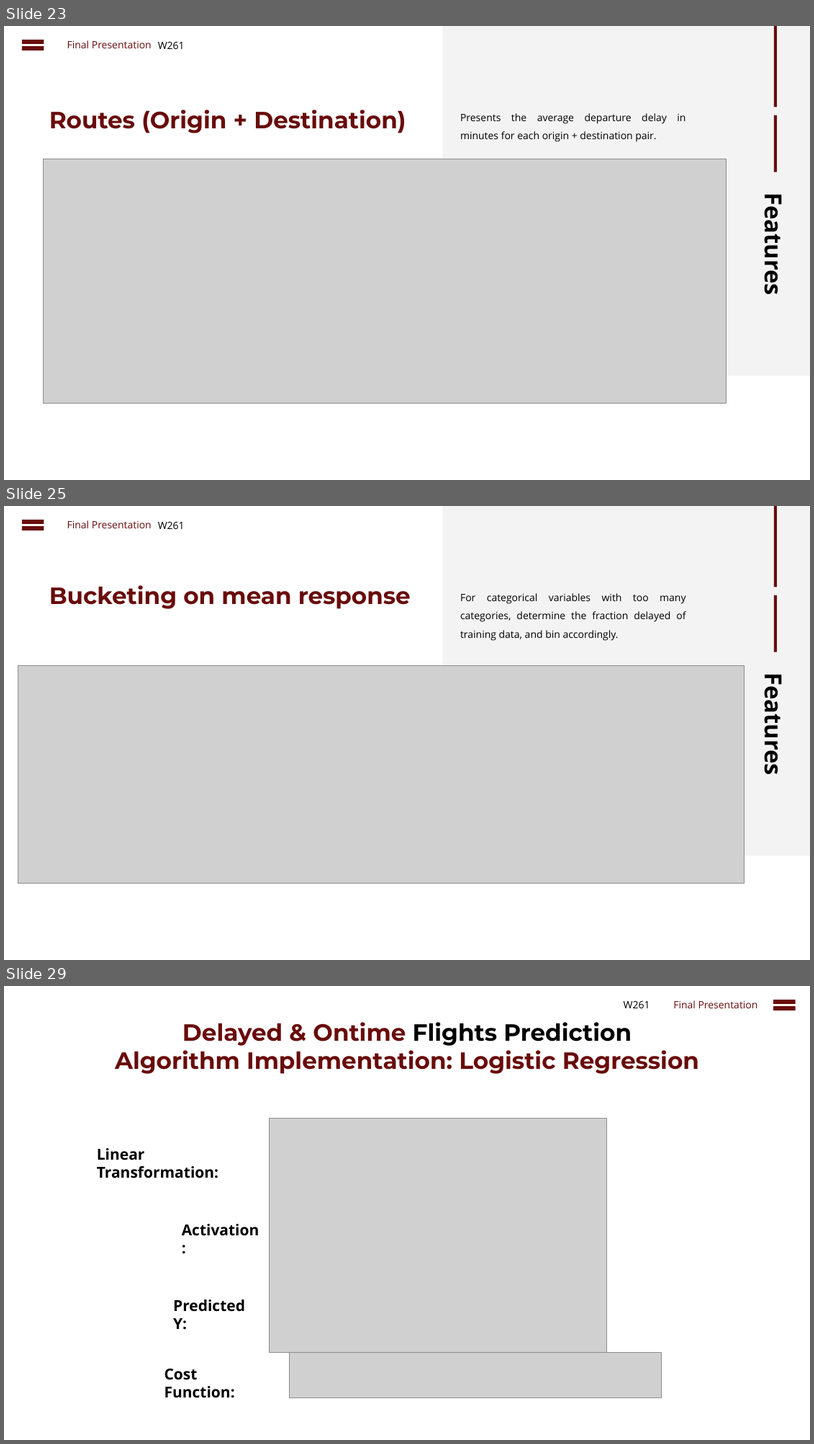
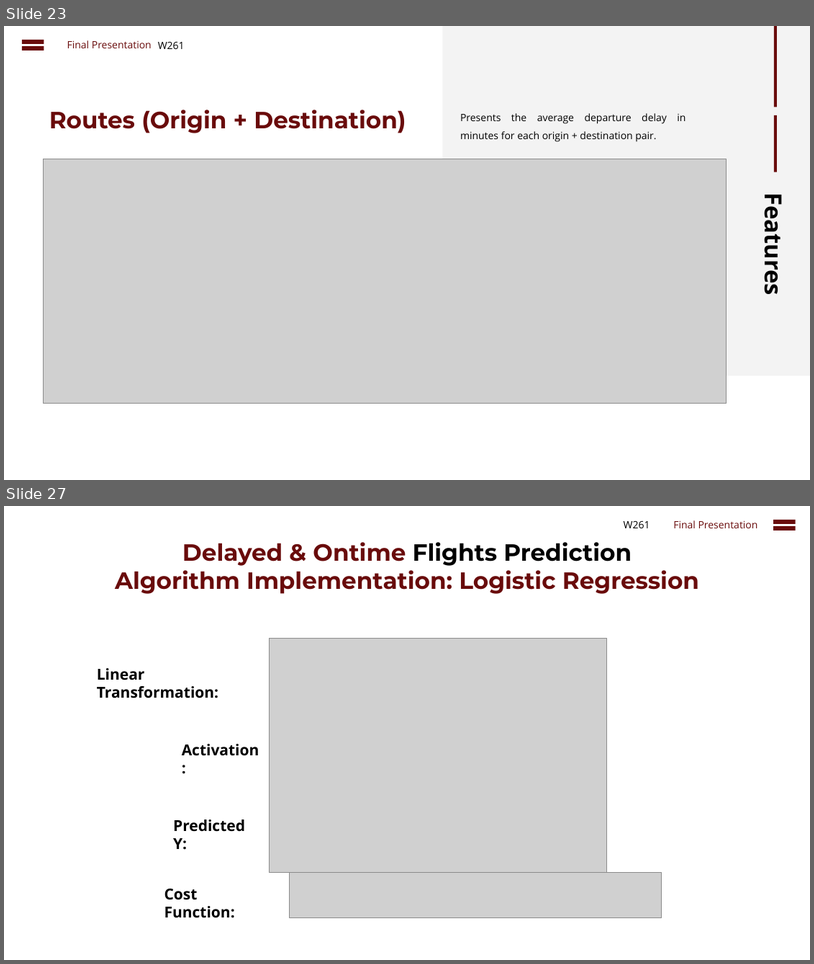
Before and after one commit to cbenge509/flightsontime, a slide deck: presentation/Delayed Flights Prediction - Final.pptx. Shown one above the other, each under a label of ours: slides 23, 25 and 29 before the commit, slides 23 and 27 after it; the slides between them are not shown. The pictures are 814x1444 and 814x964 pixels, drawn with LibreOffice and Linux fonts; fonts in the diff are those of the drawing; grey boxes stand for pictures. Boxes give left, top, right and bottom in pixels: in the first picture for what was removed or moved away, otherwise in the second. Text is boxed around its words. In the diff, an @@ line names an element or a change of style, - is before the commit and + after.

```diff
--- a/presentation/Delayed Flights Prediction - Final.pptx
+++ b/presentation/Delayed Flights Prediction - Final.pptx
@@ slide 25 removed at (x1=4, y1=506, x2=810, y2=960), background #FFFFFF; not listed: 1 template element that a slide beside it also shows @@
@@ math equal removed at (x1=18, y1=515, x2=47, y2=534) @@
@@ text removed at (x1=67, y1=520, x2=152, y2=528) @@
-Final Presentation
@@ text removed at (x1=158, y1=522, x2=185, y2=529) @@
-W261
@@ rectangle removed at (x1=774, y1=506, x2=778, y2=587) @@
@@ text removed at (x1=49, y1=585, x2=411, y2=609) @@
-Bucketing on mean response
@@ text removed at (x1=460, y1=593, x2=686, y2=641) @@
-For categorical variables with too many categories, determine the fraction delayed of training data, and bin accordingly.
@@ rectangle removed at (x1=774, y1=595, x2=778, y2=651) @@
@@ picture removed at (x1=18, y1=666, x2=744, y2=883) @@
@@ text removed at (x1=759, y1=683, x2=790, y2=772) @@
-Features
@@ what was slide 29 is now slide 27 @@
```
Also in this commit, not shown: 5 slides changed, 2 other slides removed, 1 other file.
